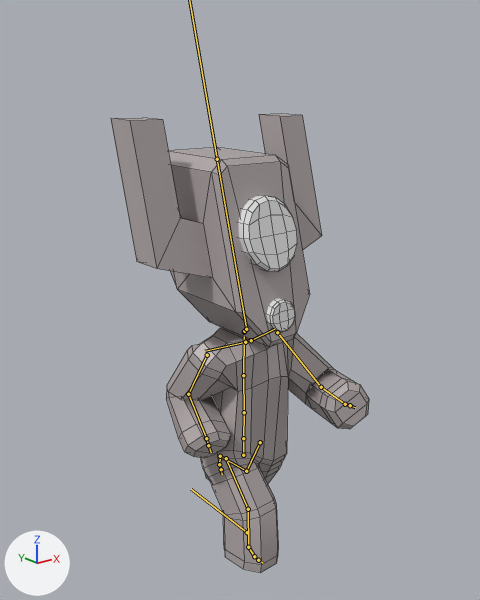
Renders of the FBX model Core-Project/Assets/Models/Living/Player/Animated_Player.fbx from each side of a commit.
Camera for both pictures: a camera (50 mm lens) standing at (-0.718, -0.874, 0.84) and looking at (-0.01, 0.01, 0.486). The lights are fixed; the arrows at lower left show +X, +Y and +Z. Both versions are drawn at frame 14 of the action 'rig|rigAction.002'; the numbers are the values there. The bones that bend it are drawn over the model as lines. Mesh edges are drawn as thin lines.

Objects in the first picture: 'Golem_LOD2'.
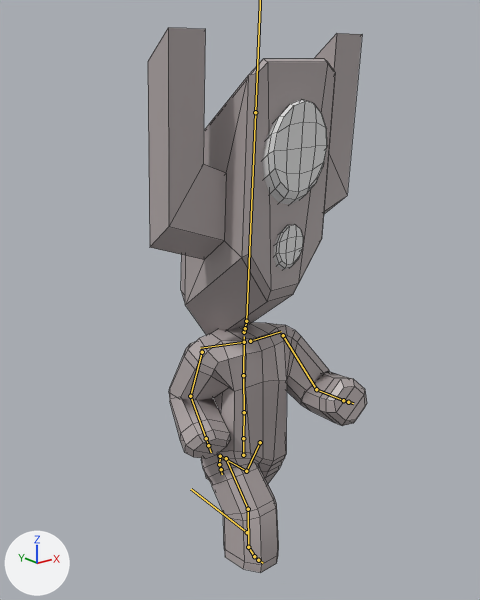
Changed parts and their boxes [x1, y1, x2, y2] in the pictures (480 x 600 px):
'Golem_LOD2', posed (15% narrower, 19% taller): before [111, 114, 369, 573]; after [148, 28, 367, 573]
bone 'DEF-spine.004', root to tip: before (244, 332) to (246, 330); after (244, 332) to (246, 324)
bone 'DEF-neck', root to tip: before (244, 331) to (246, 329); after (245, 328) to (246, 320)
bone 'DEF-head', root to tip: before (246, 329) to (217, 159); after (246, 321) to (255, 112)
bone 'DEF-upper_arm.L', root to tip: before (277, 332) to (321, 387); after (283, 335) to (316, 389)
bone 'DEF-forearm.L', root to tip: before (321, 387) to (345, 404); after (316, 389) to (343, 400)
bone 'DEF-upper_arm.R', root to tip: before (207, 355) to (188, 394); after (202, 352) to (190, 396)
bone 'DEF-forearm.R', root to tip: before (188, 394) to (206, 438); after (190, 396) to (206, 438)

Edits to the bpy script that builds the scene:
```text
Change bone_def_spine_003:
    where bone_def_spine_003 = bpy.data.objects['rig'].pose.bones['DEF-spine.003']  # child of 'DEF-spine.002'
    bone_def_spine_003.rotation_quaternion: (1.0, 0.0, 0.015, 0.001) -> (0.996, 0.0, -0.085, -0.001)  # degrees (0, 2, 0) -> degrees (0, -10, 0)
Change bone_def_spine_004:
    where bone_def_spine_004 = bpy.data.objects['rig'].pose.bones['DEF-spine.004']  # child of 'DEF-spine.003'
    bone_def_spine_004.rotation_quaternion: (0.921, 0.389, -0.012, 0.014) -> (0.988, 0.15, 0.037, -0.016)  # degrees (46, -2, 1) -> degrees (17, 5, -1)
    bone_def_spine_004.scale: (1.12, 0.8, 1.12) -> (0.75, 1.76, 0.75)
Change bone_def_neck:
    where bone_def_neck = bpy.data.objects['rig'].pose.bones['DEF-neck']  # child of 'DEF-spine.004'
    bone_def_neck.rotation_quaternion: (1.0, -0.001, 0.014, 0.0) -> (1.0, 0.001, -0.001, 0.0)  # degrees (0, 2, 0) -> degrees (0, 0, 0)
Change bone_def_head:
    where bone_def_head = bpy.data.objects['rig'].pose.bones['DEF-head']  # child of 'DEF-neck'
    bone_def_head.rotation_quaternion: (0.893, -0.449, 0.001, -0.027) -> (0.965, -0.26, 0.038, 0.017)  # degrees (-53, -1, -3) -> degrees (-30, 5, 1)
    bone_def_head.scale: (0.9, 1.03, 1.14) -> (1.33, 0.79, 1.21)
Change bone_def_upper_arm_l:
    where bone_def_upper_arm_l = bpy.data.objects['rig'].pose.bones['DEF-upper_arm.L']  # child of 'DEF-shoulder.L'
    bone_def_upper_arm_l.rotation_quaternion: (0.912, -0.174, -0.032, -0.371) -> (0.944, -0.161, -0.022, -0.287)  # degrees (-17, -11, -43) -> degrees (-17, -8, -33)
    bone_def_upper_arm_l.scale: (0.95, 1.1, 0.95) -> (1.0, 0.99, 1.0)
Change bone_def_forearm_l:
    where bone_def_forearm_l = bpy.data.objects['rig'].pose.bones['DEF-forearm.L']  # child of 'DEF-upper_arm.L'
    bone_def_forearm_l.rotation_quaternion: (0.828, -0.151, 0.074, -0.534) -> (0.817, 0.049, 0.109, -0.564)  # degrees (-19, -2, -65) -> degrees (-3, 14, -70)
    bone_def_forearm_l.scale: (0.88, 1.16, 0.98) -> (0.94, 1.13, 0.94)
Change bone_def_upper_arm_r:
    where bone_def_upper_arm_r = bpy.data.objects['rig'].pose.bones['DEF-upper_arm.R']  # child of 'DEF-shoulder.R'
    bone_def_upper_arm_r.rotation_quaternion: (0.891, -0.355, -0.164, -0.23) -> (0.912, -0.347, -0.147, -0.165)  # degrees (-39, -27, -19) -> degrees (-39, -23, -12)
    bone_def_upper_arm_r.scale: (1.03, 0.93, 1.03) -> (1.03, 0.95, 1.03)
Change bone_def_forearm_r:
    where bone_def_forearm_r = bpy.data.objects['rig'].pose.bones['DEF-forearm.R']  # child of 'DEF-upper_arm.R'
    bone_def_forearm_r.rotation_quaternion: (0.748, 0.243, -0.016, 0.618) -> (0.755, 0.193, -0.032, 0.626)  # degrees (21, -19, 76) -> degrees (15, -17, 77)
    bone_def_forearm_r.scale: (0.97, 1.11, 0.93) -> (0.96, 1.12, 0.93)
```
